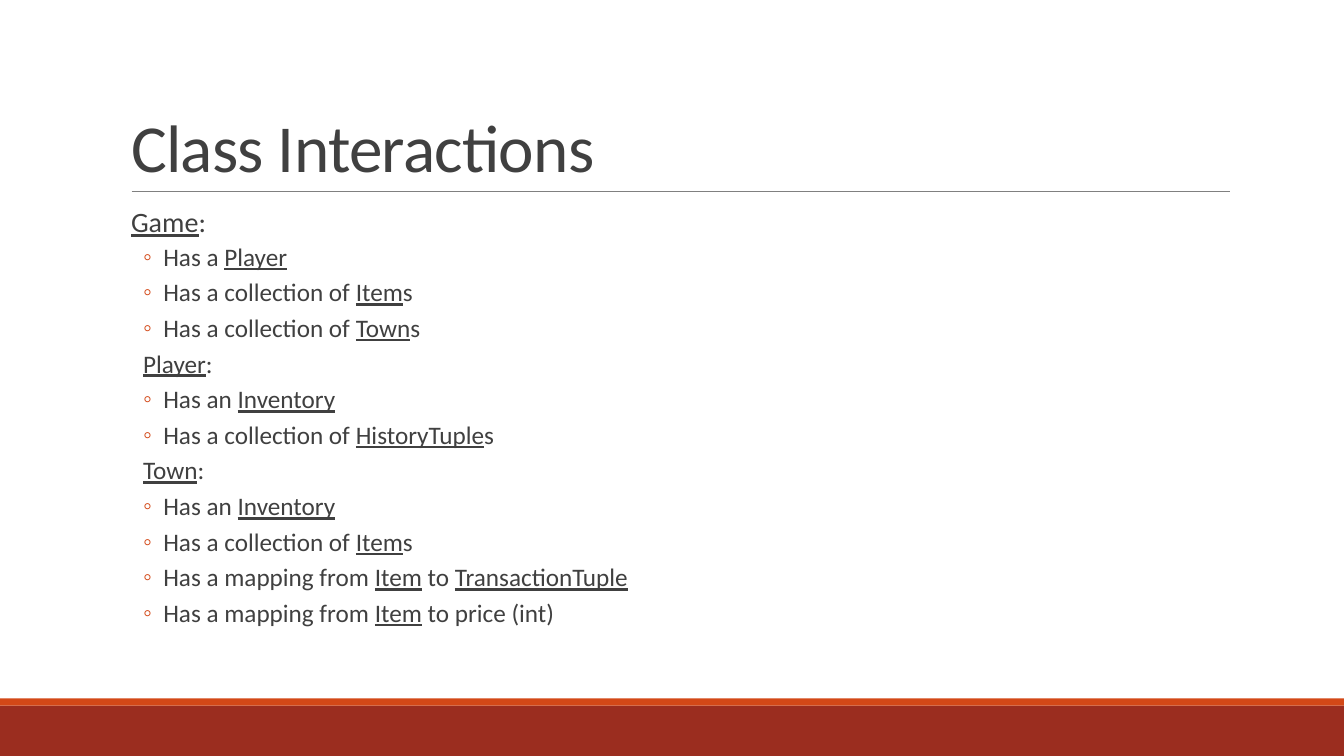
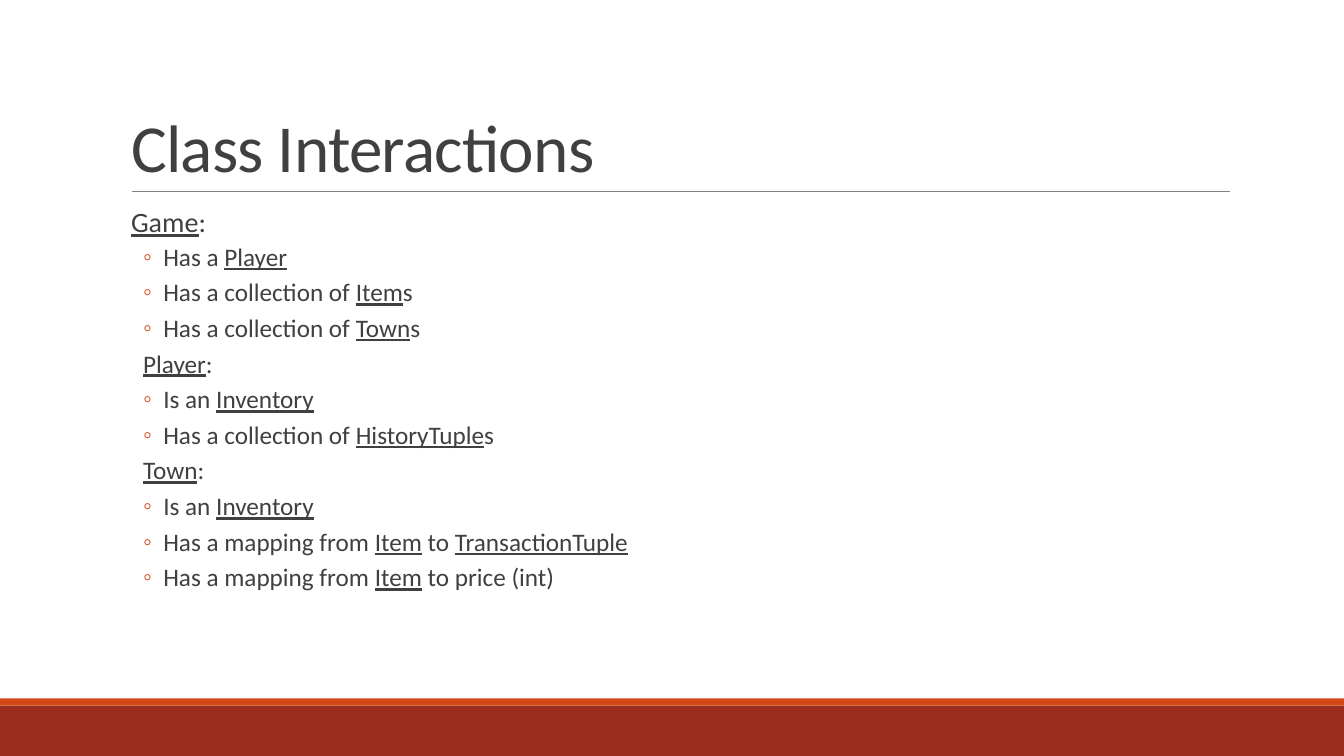
Before and after one commit to JSybrandt/TradingGame, a slide deck: slide 5 of PRESENTATION.pptx. Drawn at 1344x756 pixels with LibreOffice and Linux fonts; fonts in the diff are those of the drawing. Boxes give left, top, right and bottom in pixels: in the first picture for what was removed or moved away, otherwise in the second. Text is boxed around its words. In the diff, an @@ line names an element or a change of style, - is before the commit and + after.

```diff
--- a/PRESENTATION.pptx
+++ b/PRESENTATION.pptx
@@ text at (163, 392, 314, 413): text changed @@
-  ◦ Has an Inventory
+  ◦ Is an Inventory
@@ text at (163, 499, 314, 520): text changed @@
-  ◦ Has an Inventory
-  ◦ Has a collection of Items
+  ◦ Is an Inventory
```
Also in this commit, not shown: 2 other slides changed, 3 slides added, 16 other files.
